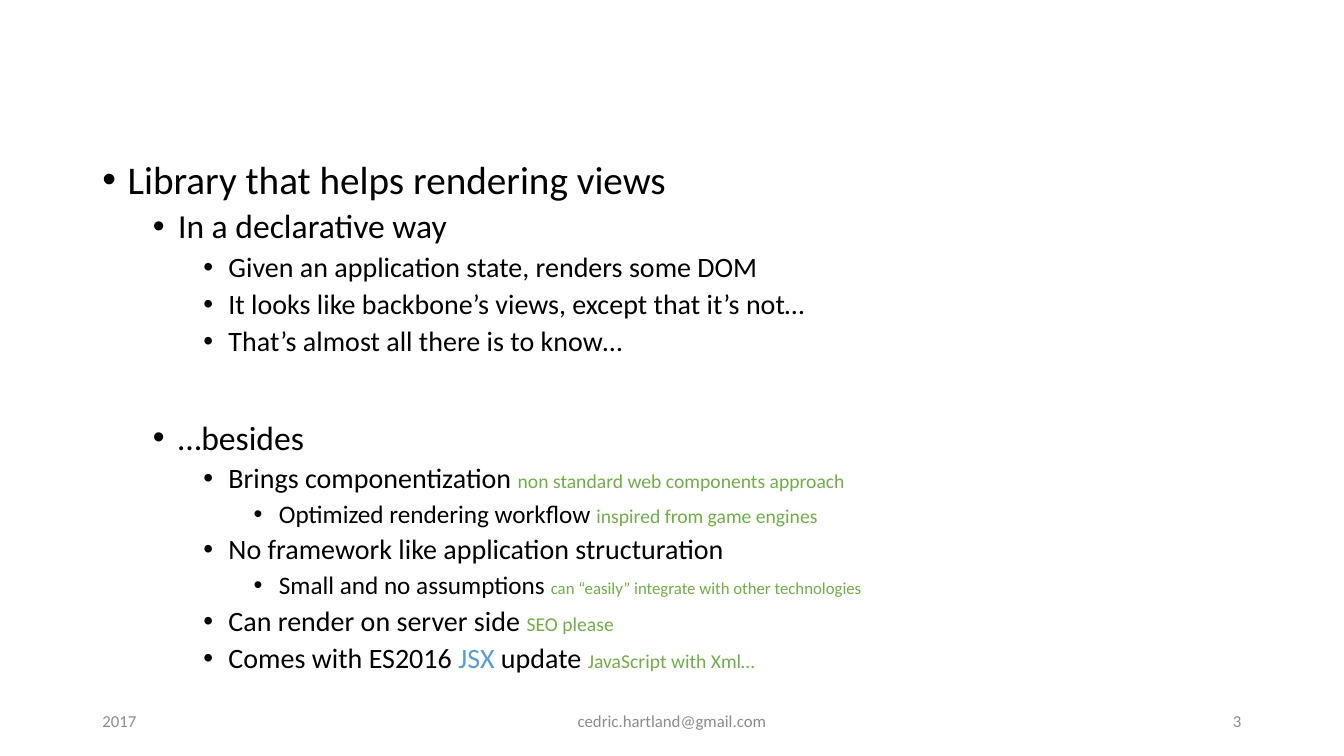
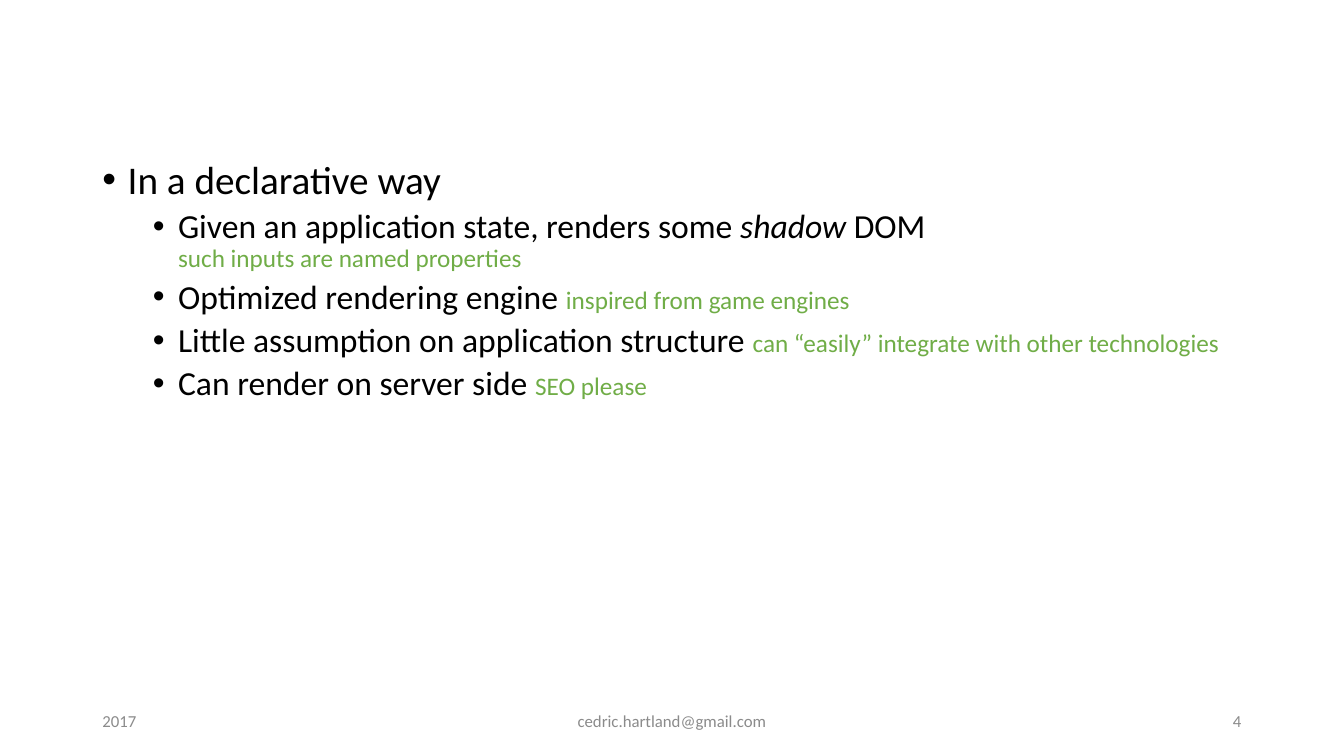
Before and after one commit to gigacool/react-redux-presentation, a slide deck: slide 4 of docs/React & Redux.pptx (slide 3 before the commit). Drawn at 1344x756 pixels with LibreOffice and Linux fonts; fonts in the diff are those of the drawing; background and template pictures are left out. Boxes give left, top, right and bottom in pixels: in the first picture for what was removed or moved away, otherwise in the second. Text is boxed around its words. In the diff, an @@ line names an element or a change of style, - is before the commit and + after.

Commit message:
update on rendering workflow

```diff
--- a/docs/React & Redux.pptx
+++ b/docs/React & Redux.pptx
@@ text at [128,166,666,201]: paragraph removed @@
-• Library that helps rendering views
@@ text at [128,166,647,399]: size 24 to 28 pt in "In a declarative way"; size 20 to 24 pt in "Can render on server side"; size 14 to 18 pt in "SEO please"; list level 2 to 1 in "In a declarative way"; list level 3 to 2 in "Can render on server side ..." @@
@@ text at [178,214,1219,358]: text changed; size 20 to 24 pt @@
-    • Given an application state, renders some DOM
-    • It looks like backbone’s views, except that it’s not…
-    • That’s almost all there is to know…
-  • …besides
-    • Brings componentization non standard web components approach
-      • Optimized rendering workflow inspired from game engines
-    • No framework like application structuration
-      • Small and no assumptions can “easily” integrate with other technologies
+  • Given an application state, renders some shadow DOM
+    such inputs are named properties
+  • Optimized rendering engine inspired from game engines
+  • Little assumption on application structure can “easily” integrate with other technologies
@@ text at [228,648,755,673]: paragraph removed @@
-    • Comes with ES2016 JSX update JavaScript with Xml…
@@ page number at [1233,716,1241,727]: text changed @@
-3
+4
```
Also in this commit, not shown: 1 other slide changed, 1 slide added, 1 other file.
